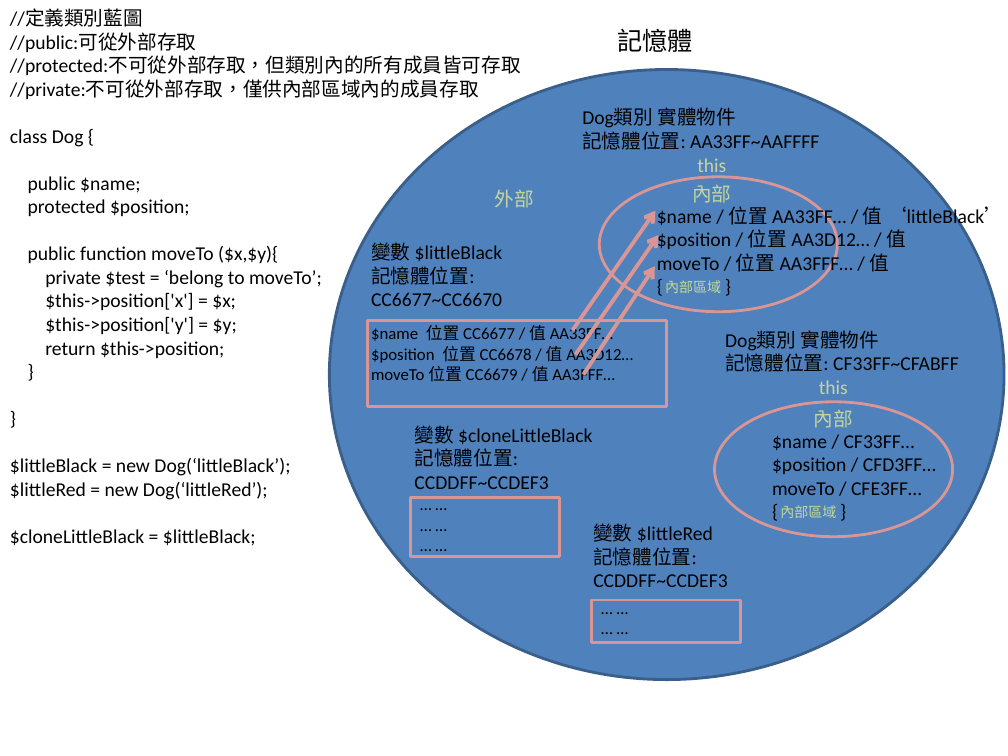
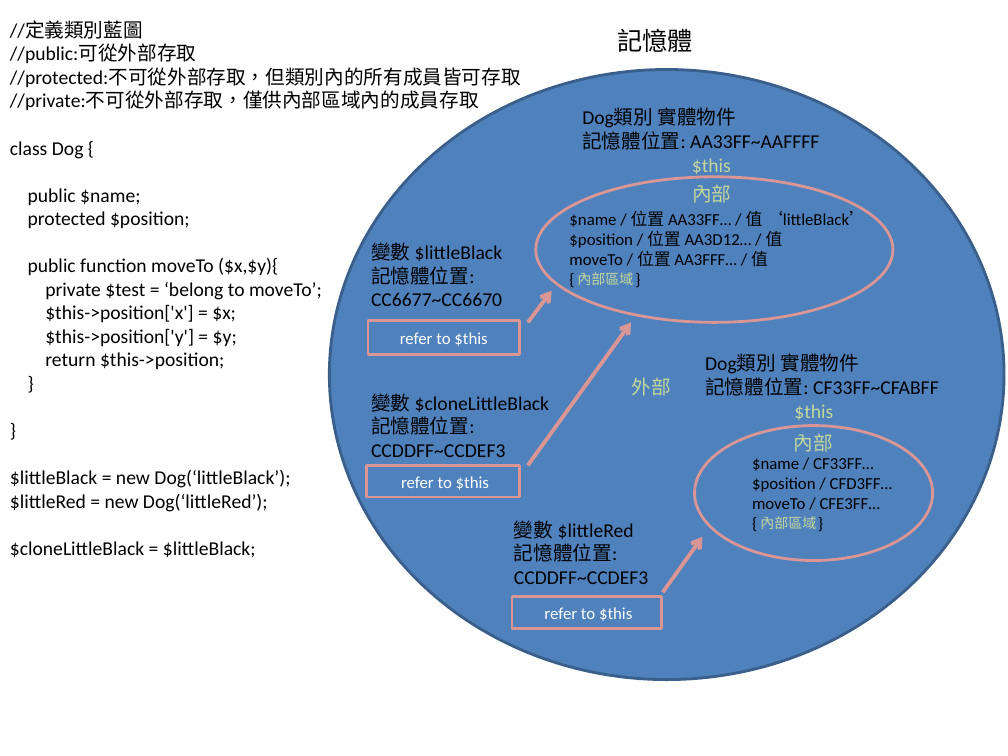
Before and after one commit to pmake/forTraining, a slide deck: slide 1 of php/phpMVC/物件概念.pptx. Drawn at 1008x756 pixels with LibreOffice and Linux fonts; fonts in the diff are those of the drawing. Boxes give left, top, right and bottom in pixels: in the first picture for what was removed or moved away, otherwise in the second. Text is boxed around its words. In the diff, an @@ line names an element or a change of style, - is before the commit and + after.

Commit message:
update

```diff
--- a/php/phpMVC/物件概念.pptx
+++ b/php/phpMVC/物件概念.pptx
@@ text "//定義類別藍圖": place and size @@
-text "//定義類別藍圖" at [10,9,521,546]
+text "//定義類別藍圖" at [10,21,521,558]
@@ ellipse: place and size @@
-ellipse at [599,176,837,311]
+ellipse at [535,176,892,322]
@@ text at [692,158,731,178]: text changed @@
-this
+$this
@@ text "$name / 位置 AA33FF… / ..." at [569,208,866,267]: size 14 to 12 pt @@
@@ text "$name / 位置 AA33FF… / ...": place and size @@
-text "$name / 位置 AA33FF… / ..." at [657,202,1004,276]
+text "$name / 位置 AA33FF… / ..." at [569,208,866,267]
@@ text "內部區域": place and size @@
-text "內部區域" at [665,280,721,293]
+text "內部區域" at [577,272,633,285]
@@ arrow moved from (573, 331) - (655, 211) to (528, 323) - (551, 290) @@
@@ rectangle "refer to $this": place and size @@
-rectangle "refer to $this" at [368,321,666,406]
+rectangle "refer to $this" at [368,321,520,354]
@@ text removed at [371,325,633,382] @@
-$name 位置 CC6677 / 值 AA33FF…
-$position 位置 CC6678 / 值 AA3D12…
-moveTo 位置 CC6679 / 值 AA3FFF…
@@ arrow moved from (576, 355) - (658, 235) to (528, 466) - (631, 323) @@
@@ text in rectangle at [400,332,487,346]: text added @@
+refer to $this
@@ text "變數 $cloneLittleBlack": place and size @@
-text "變數 $cloneLittleBlack" at [414,425,592,489]
+text "變數 $cloneLittleBlack" at [371,393,549,457]
@@ text "外部": place and size @@
-text "外部" at [495,189,534,208]
+text "外部" at [632,377,671,396]
@@ text at [794,404,833,420]: text changed @@
-this
+$this
@@ 2 texts, 1 ellipse: place and size @@
-2 texts, 1 ellipse at [715,330,959,537]
+2 texts, 1 ellipse at [695,353,939,560]
@@ text "$name / CF33FF…": place and size @@
-text "$name / CF33FF…" at [772,435,936,495]
+text "$name / CF33FF…" at [752,458,892,509]
@@ text "$name / CF33FF…" at [752,458,892,509]: size 14 to 12 pt @@
@@ rectangle "refer to $this": place and size @@
-rectangle "refer to $this" at [410,498,559,557]
+rectangle "refer to $this" at [367,466,520,497]
@@ text in rectangle at [401,476,489,490]: text added @@
+refer to $this
@@ text removed at [410,489,528,560] @@
-… …
-… …
-… …
@@ text "變數 $littleRed": place and size @@
-text "變數 $littleRed" at [593,523,727,587]
+text "變數 $littleRed" at [514,520,648,584]
@@ arrow moved from (584, 375) - (655, 266) to (662, 593) - (703, 536) @@
@@ text "內部區域": place and size @@
-text "內部區域" at [780,505,836,518]
+text "內部區域" at [760,516,816,529]
@@ rectangle "refer to $this": place and size @@
-rectangle "refer to $this" at [592,600,741,643]
+rectangle "refer to $this" at [512,597,661,629]
@@ text removed at [592,593,710,643] @@
-… …
-… …
@@ text in rectangle at [544,607,632,621]: text added @@
+refer to $this
```
